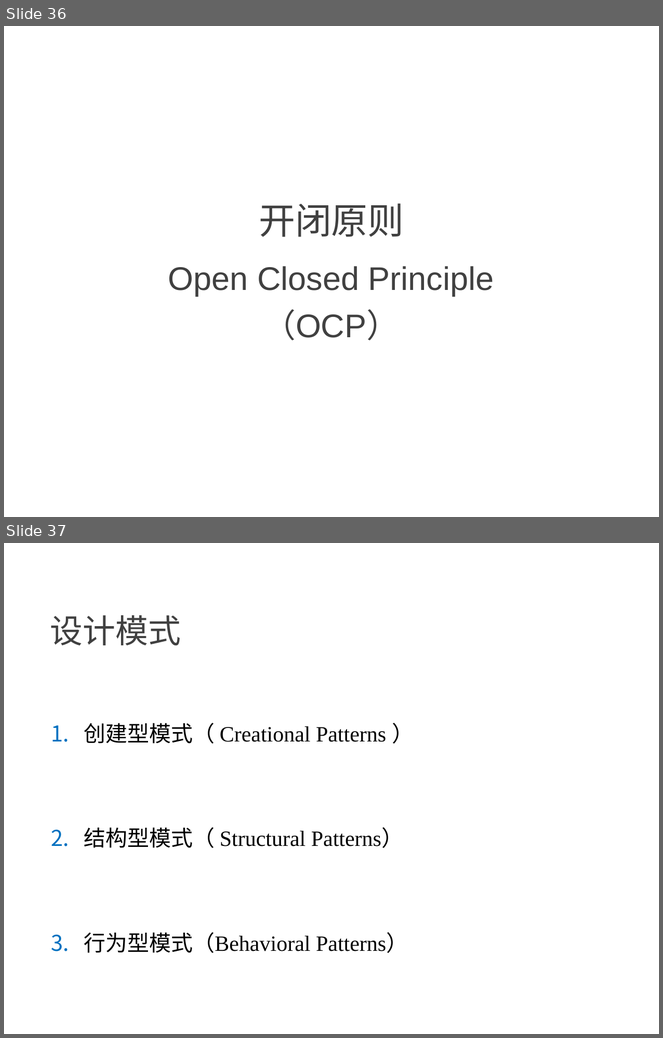
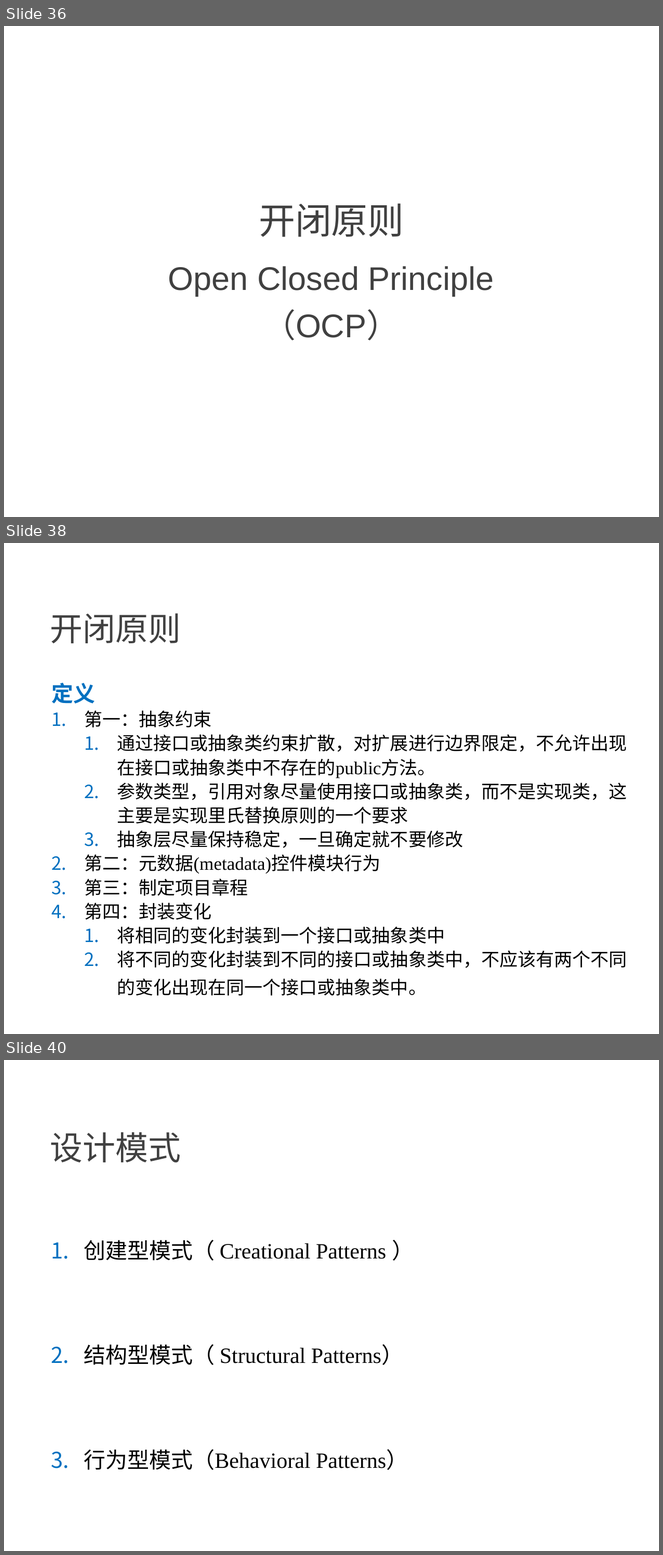
Before and after one commit to NewGr8Player/My-PPT, a slide deck: Design pattern/23种设计模式详解.pptx. Shown one above the other, each under a label of ours: slides 36 and 37 before the commit, slides 36, 38 and 40 after it; the slides between them are not shown. The pictures are 663x1038 and 663x1555 pixels, drawn with LibreOffice and Linux fonts; fonts in the diff are those of the drawing. Boxes give left, top, right and bottom in pixels: in the first picture for what was removed or moved away, otherwise in the second. Text is boxed around its words. In the diff, an @@ line names an element or a change of style, - is before the commit and + after.

Commit message:
Add 开闭原则

```diff
--- a/Design pattern/23种设计模式详解.pptx
+++ b/Design pattern/23种设计模式详解.pptx
@@ slide 38 added at (4,543,659,1034), background #FFFFFF @@
@@ text added at (50,613,181,643), 36 pt, text #404040 @@
+开闭原则
@@ text added at (51,683,627,996), 20 pt, text #000000 @@
+定义
+1. 第一：抽象约束
+  1. 通过接口或抽象类约束扩散，对扩展进行边界限定，不允许出现在接口或抽象类中不存在的public方法。
+  2. 参数类型，引用对象尽量使用接口或抽象类，而不是实现类，这主要是实现里氏替换原则的一个要求
+  3. 抽象层尽量保持稳定，一旦确定就不要修改
+2. 第二：元数据(metadata)控件模块行为
+3. 第三：制定项目章程
+4. 第四：封装变化
+  1. 将相同的变化封装到一个接口或抽象类中
+  2. 将不同的变化封装到不同的接口或抽象类中，不应该有两个不同的变化出现在同一个接口或抽象类中。
@@ what was slide 37 is now slide 40 @@
```
Also in this commit, not shown: 5 slides changed, 2 other slides added.
